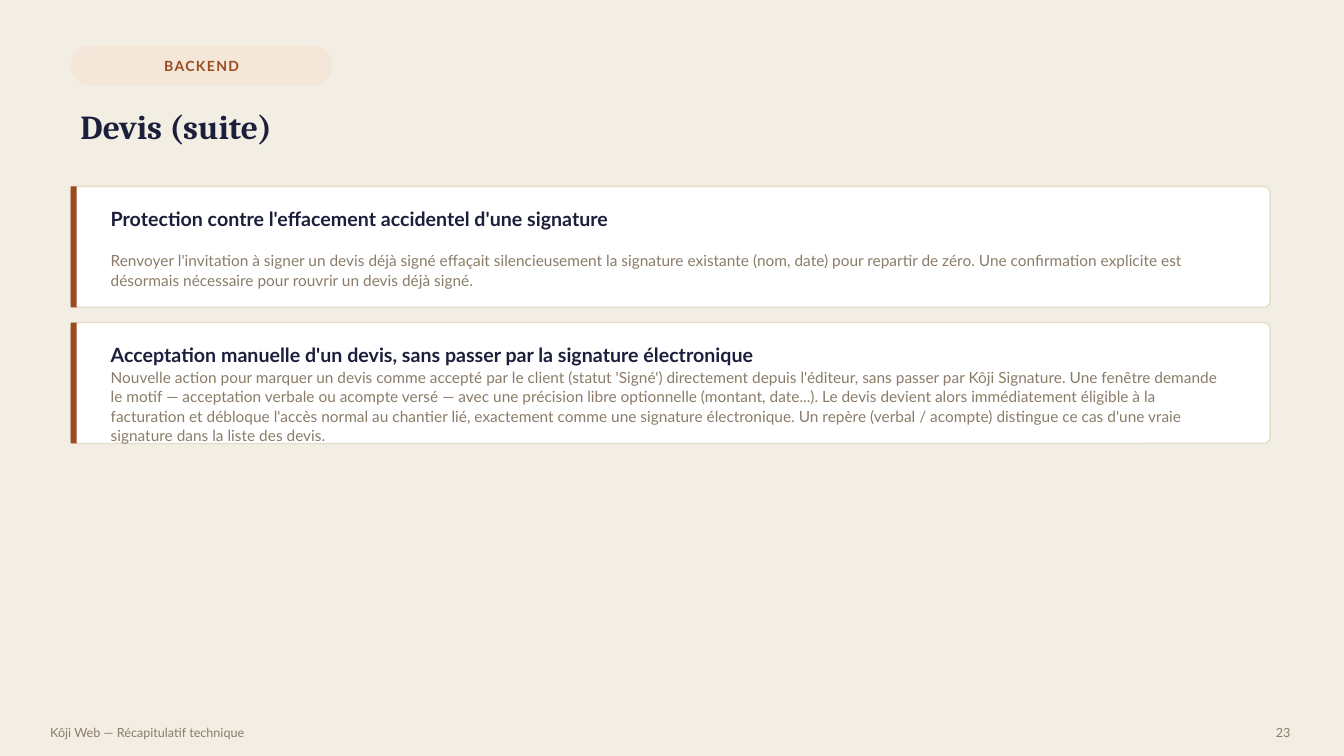
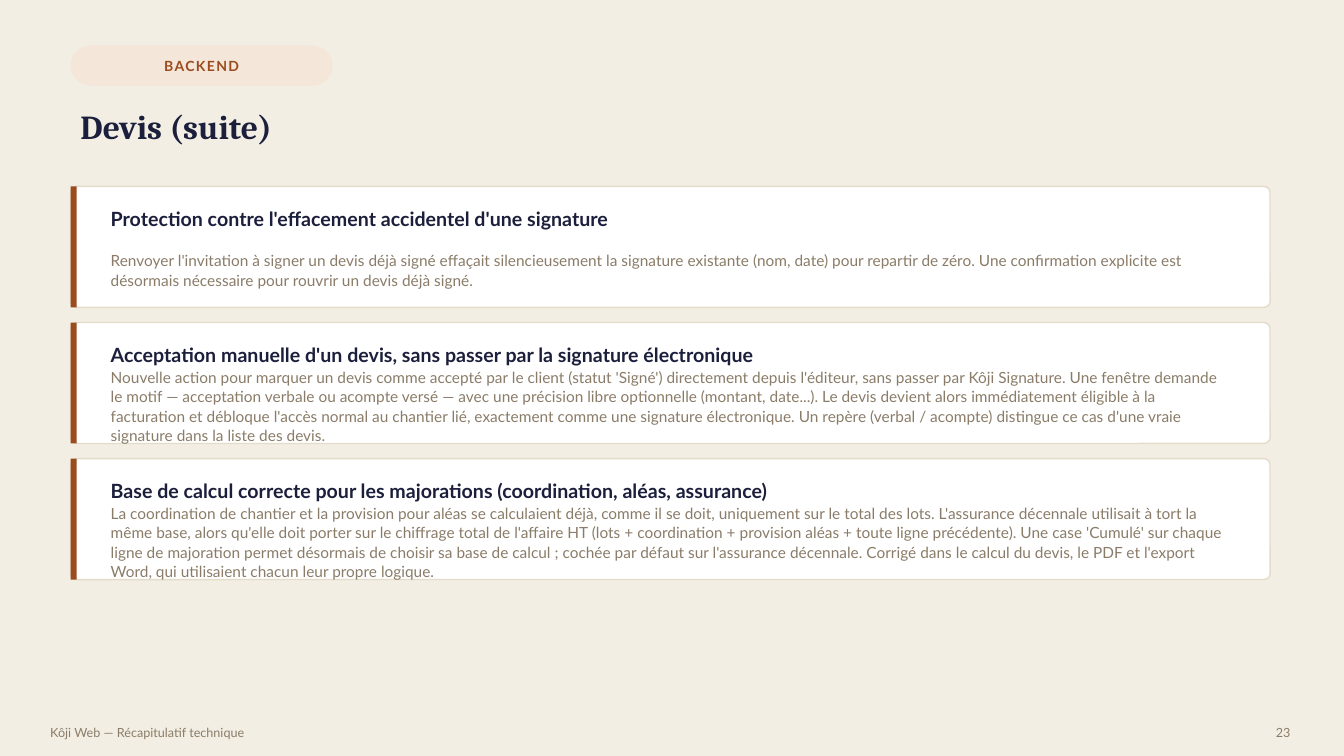
Before and after one commit to bouhouchimira-prog/web-app-Koji, a slide deck: slide 23 of docs/manager-recap/Recap-Koji-Manager.pptx. Drawn at 1344x756 pixels with LibreOffice and Linux fonts; fonts in the diff are those of the drawing. Boxes give left, top, right and bottom in pixels: in the first picture for what was removed or moved away, otherwise in the second. Text is boxed around its words. In the diff, an @@ line names an element or a change of style, - is before the commit and + after.

```diff
--- a/docs/manager-recap/Recap-Koji-Manager.pptx
+++ b/docs/manager-recap/Recap-Koji-Manager.pptx
@@ rounded rectangle added at (x1=71, y1=459, x2=1270, y2=580), fill #FFFFFF, outline #E4DCCB 1 pt @@
@@ rectangle added at (x1=71, y1=459, x2=77, y2=580), fill #9A4C1F @@
@@ text added at (x1=111, y1=483, x2=767, y2=502), 14 pt, text #1B1F3B, bold @@
+Base de calcul correcte pour les majorations (coordination, aléas, assurance)
@@ text added at (x1=111, y1=507, x2=1221, y2=580), 11 pt, text #8A7C68 @@
+La coordination de chantier et la provision pour aléas se calculaient déjà, comme il se doit, uniquement sur le total des lots. L'assurance décennale utilisait à tort la même base, alors qu'elle doit porter sur le chiffrage total de l'affaire HT (lots + coordination + provision aléas + toute ligne précédente). Une case 'Cumulé' sur chaque ligne de majoration permet désormais de choisir sa base de calcul ; cochée par défaut sur l'assurance décennale. Corrigé dans le calcul du devis, le PDF et l'export Word, qui utilisaient chacun leur propre logique.
```
Also in this commit, not shown: 2 other slides changed, 5 other files.
